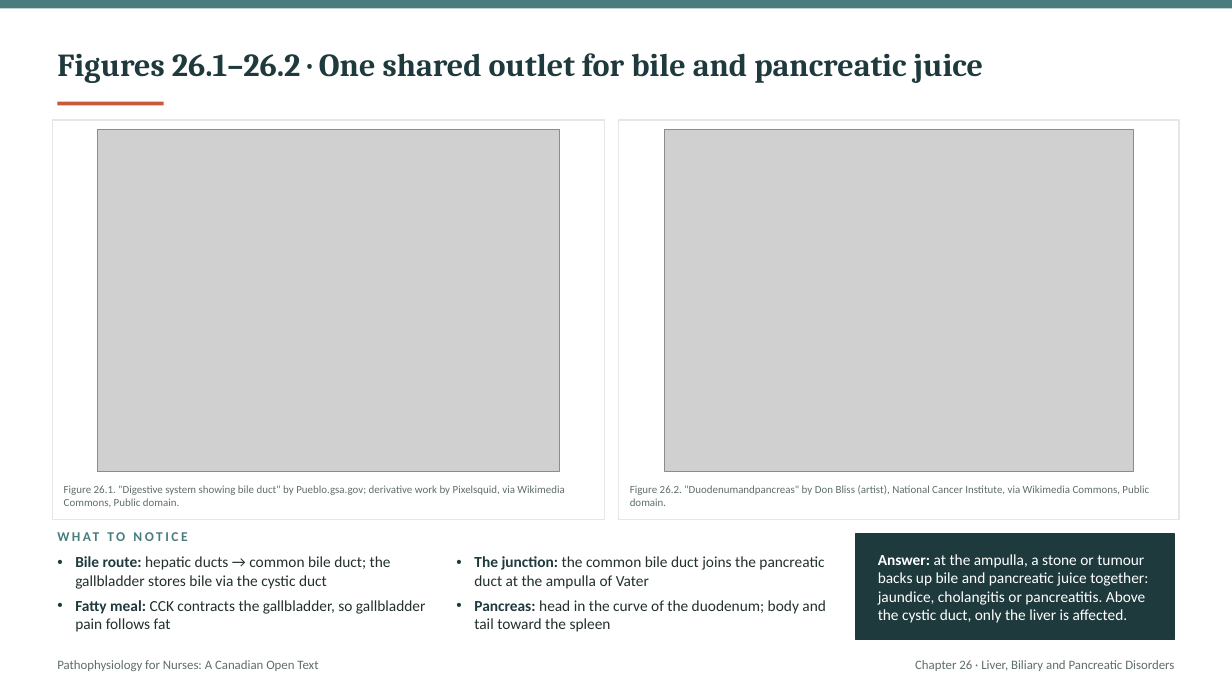
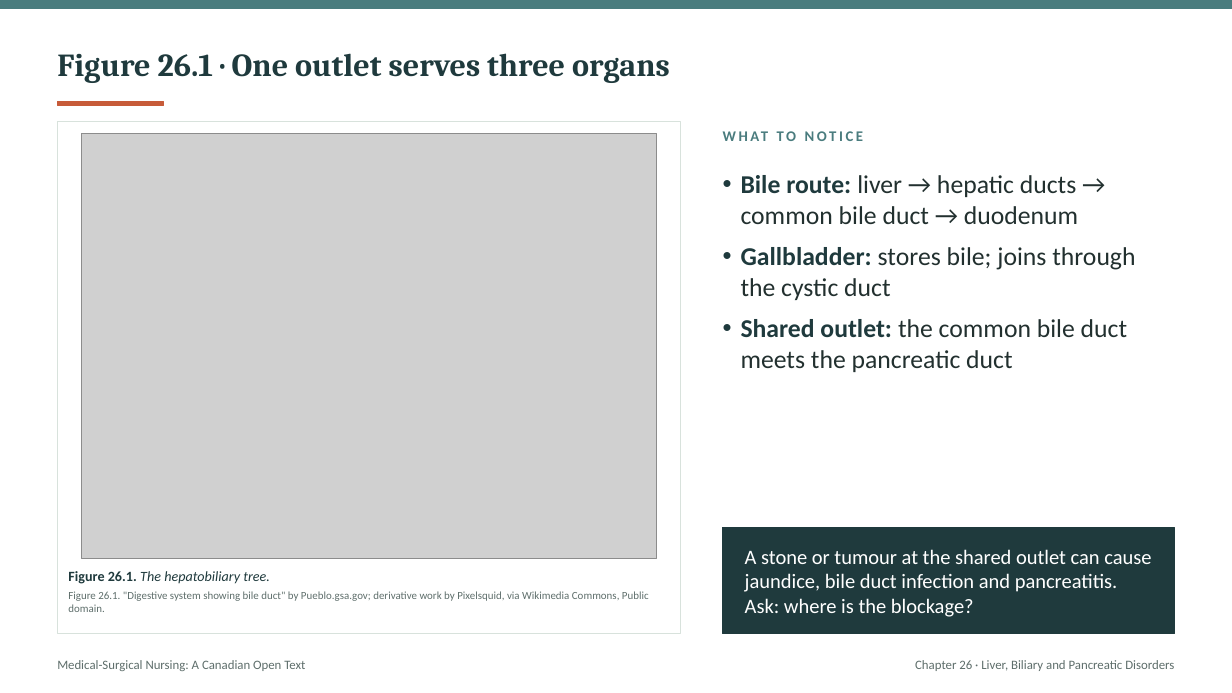
Before and after one commit to andrewleenl/opensourcenursing, a slide deck: slide 5 of Ch26_Liver_Biliary_and_Pancreatic_Disorders_Lecture_Presentation.pptx (slide 8 before the commit). Drawn at 1232x693 pixels with LibreOffice and Linux fonts; fonts in the diff are those of the drawing; grey boxes stand for pictures. Boxes give left, top, right and bottom in pixels: in the first picture for what was removed or moved away, otherwise in the second. Text is boxed around its words. In the diff, an @@ line names an element or a change of style, - is before the commit and + after.

```diff
--- a/Ch26_Liver_Biliary_and_Pancreatic_Disorders_Lecture_Presentation.pptx
+++ b/Ch26_Liver_Biliary_and_Pancreatic_Disorders_Lecture_Presentation.pptx
@@ title at [57, 53, 670, 83]: text changed @@
-Figures 26.1–26.2 · One shared outlet for bile and pancreatic juice
+Figure 26.1 · One outlet serves three organs
@@ rectangle: place and size @@
-rectangle at [53, 120, 605, 519]
+rectangle at [57, 122, 681, 634]
@@ rectangle at [57, 122, 681, 634]: outline #E2E9E4 1 pt to #D8E2DC 0.75 pt @@
@@ picture: place and size @@
-picture at [98, 129, 560, 471]
+picture at [81, 133, 656, 559]
@@ rectangle removed at [619, 120, 1179, 519] @@
@@ picture removed at [665, 129, 1133, 471] @@
@@ text "WHAT TO NOTICE": place and size @@
-text "WHAT TO NOTICE" at [57, 529, 519, 549]
+text "WHAT TO NOTICE" at [723, 127, 1175, 154]
@@ text "WHAT TO NOTICE" at [723, 127, 1175, 154]: size 10.5 to 11.5 pt @@
@@ text added at [741, 175, 1135, 372], 20 pt, text #22302F @@
+• Bile route: liver → hepatic ducts → common bile duct → duodenum
+• Gallbladder: stores bile; joins through the cystic duct
+• Shared outlet: the common bile duct meets the pancreatic duct
@@ text removed at [630, 485, 1149, 506] @@
-Figure 26.2. "Duodenumandpancreas" by Don Bliss (artist), National Cancer Institute, via Wikimedia Commons, Public domain.
@@ rectangle: place and size @@
-rectangle at [856, 534, 1175, 640]
+rectangle at [723, 528, 1175, 634]
@@ text removed at [75, 556, 426, 632] @@
-• Bile route: hepatic ducts → common bile duct; the gallbladder stores bile via the cystic duct
-• Fatty meal: CCK contracts the gallbladder, so gallbladder pain follows fat
@@ text removed at [474, 556, 826, 632] @@
-• The junction: the common bile duct joins the pancreatic duct at the ampulla of Vater
-• Pancreas: head in the curve of the duodenum; body and tail toward the spleen
@@ text added at [745, 549, 1151, 617], 16 pt, text #FFFFFF @@
+A stone or tumour at the shared outlet can cause jaundice, bile duct infection and pancreatitis. Ask: where is the blockage?
@@ text removed at [878, 554, 1148, 623] @@
-Answer: at the ampulla, a stone or tumour backs up bile and pancreatic juice together: jaundice, cholangitis or pancreatitis. Above the cystic duct, only the liver is affected.
@@ text "Figure 26.1. "Digestive system showing ...": place and size @@
-text "Figure 26.1. "Digestive system showing ..." at [64, 485, 564, 507]
+text "Figure 26.1. "Digestive system showing ..." at [68, 591, 649, 612]
@@ text "Figure 26.1. "Digestive system showing ..." at [68, 591, 649, 612]: vertical alignment middle to top @@
@@ text added at [68, 571, 270, 584], 11 pt, text #1F3A3D, italic @@
+Figure 26.1. The hepatobiliary tree.
@@ text at [57, 660, 305, 671]: text changed @@
-Pathophysiology for Nurses: A Canadian Open Text
+Medical-Surgical Nursing: A Canadian Open Text
```
Also in this commit, not shown: 10 other slides changed, 38 slides added, 44 slides removed, 1 other file.
